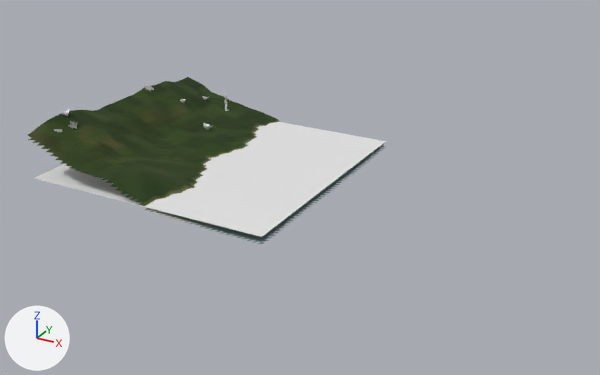
Two versions of the glTF model eloria-assets/maps/continent-v2/suncoil/client/chunks/13_10/world.glb, one commit apart.
Both versions are drawn from a 50 mm camera at (447.9, -294.3, 117.1) aimed at (315.8, -54.2, -2.9). Every picture has the same lights, and +X, +Y and +Z are marked at lower left. The first picture is the older version. Where no turn or scale is listed for an object, it has been applied to the vertices. Vertices at exactly the same position are counted once.

Objects in the first picture: 'AuthoredGround_suncoilBase_suncoil_13_10', 'Terrain_suncoil_13_10', 'Under_040_061.001', 'Water_suncoil_13_10'.
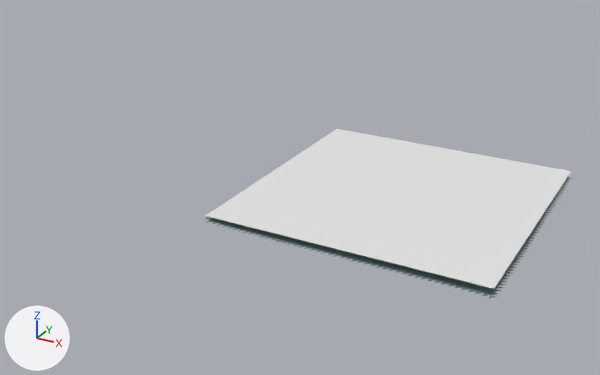
Where the change shows, as pixel boxes [x1, y1, x2, y2] in the pictures (600 x 375 px; the box of a moved part takes in the faces that stretch with it):
'Water_suncoil_13_10', mesh moved
    before: [34, 122, 386, 237]
    after: [205, 129, 571, 289]
'AuthoredGround_suncoilBase_suncoil_13_10', reshaped, recoloured (mostly hidden afterwards)
    before: [28, 78, 385, 244]
    after: [205, 177, 570, 298]
'Terrain_suncoil_13_10', reshaped (not visible afterwards)
    before: [28, 77, 280, 135]
'Under_040_061.001', deleted
    before: [68, 121, 77, 129]
part 3 of me_authoredground_suncoilbase_suncoil_13_10, moved or reshaped (mostly hidden afterwards)
    before: [28, 78, 385, 244]
    after: [205, 177, 570, 298]
part 4 of me_authoredground_suncoilbase_suncoil_13_10, recoloured
    before: [41, 84, 276, 206]
    after: [222, 222, 350, 258]
part 5 of me_authoredground_suncoilbase_suncoil_13_10, recoloured
    before: [143, 121, 385, 237]
    after: [343, 177, 570, 289]
part 6 of me_authoredground_suncoilbase_suncoil_13_10, recoloured
    before: [28, 78, 256, 146]
    after: [205, 218, 228, 226]

Edits to the bpy script that builds the scene:
```text
Change me_terrain_suncoil_13_10:
    used by ob_terrain_suncoil_13_10; location = (-3631.0, 7961.0, 0.0)
    remove me_terrain_suncoil_13_10.from_pydata(...)  # 2401 vertices, 4608 faces; spans x 3861.0..3957.0, y -8059.0..-7963.0, z -2.4..18.9
    add me_terrain_suncoil_13_10.from_pydata(...)  # 2401 vertices, 4608 faces; spans x 3933.0..4029.0, y -8055.0..-7959.0, z -3.6..-1.4
    me_terrain_suncoil_13_10 part 1: 2401 of 2401 vertices moved; they spanned x 3861.0..3957.0, y -8059.0..-7963.0, z -2.4..18.9 and now span x 3933.0..4029.0, y -8055.0..-7959.0, z -3.6..-1.4; mean shift (72.0, 4.0, -5.1)
Change me_water_suncoil_13_10:
    used by ob_water_suncoil_13_10; location = (-3631.0, 7961.0, 0.0)
    remove me_water_suncoil_13_10.from_pydata(...)  # 4 vertices, 2 faces; spans x 3862.0..3958.0, y -8060.0..-7964.0, z 0.0
    add me_water_suncoil_13_10.from_pydata(...)  # 4 vertices, 2 faces; spans x 3934.0..4030.0, y -8056.0..-7960.0, z 0.0
    me_water_suncoil_13_10 part 2: the whole mesh is moved by (72.0, 4.0, 0.0)
Change me_authoredground_suncoilbase_suncoil_13_10:
    used by ob_authoredground_suncoilbase_suncoil_13_10; location = (-3631.0, 7961.0, 0.0)
    remove me_authoredground_suncoilbase_suncoil_13_10.from_pydata(...)  # 2496 vertices, 4608 faces; spans x 3861.0..3959.0, y -8061.0..-7963.0, z -2.4..18.9
    add me_authoredground_suncoilbase_suncoil_13_10.from_pydata(...)  # 2496 vertices, 4608 faces; spans x 3933.0..4031.0, y -8057.0..-7959.0, z -3.6..-1.4
    me_authoredground_suncoilbase_suncoil_13_10 part 3: 2496 of 2496 vertices moved; they spanned x 3861.0..3959.0, y -8061.0..-7963.0, z -2.4..18.9 and now span x 3933.0..4031.0, y -8057.0..-7959.0, z -3.6..-1.4; mean shift (72.0, 4.0, -5.0)
    me_authoredground_suncoilbase_suncoil_13_10 part 4: 1909 faces centred in x 3863.7..3916.3, y -8059.7..-7964.3, z -0.2..13.7 are repainted in the vertex colours; the middle colour goes from dark green #2e4516 to greyish cyan #788e90
    me_authoredground_suncoilbase_suncoil_13_10 part 5: 1625 faces centred in x 3903.7..3957.7, y -8059.7..-7964.3, z -2.2..0.4 are repainted in the vertex colours; the middle colour goes from grey #899485 to greyish cyan #788e90
    me_authoredground_suncoilbase_suncoil_13_10 part 6: 418 faces centred in x 3862.3..3896.3, y -8059.7..-7964.3, z 2.9..18.5 are repainted in the vertex colours; the middle colour goes from dark green #2e4516 to grey #80918a
Remove ob_under_040_061_001:
    ob_under_040_061_001 = bpy.data.objects.new('Under_040_061.001', me_undergrowth_3)
    ob_under_040_061_001.location = (237.4, -82.8, 15.9)
```
